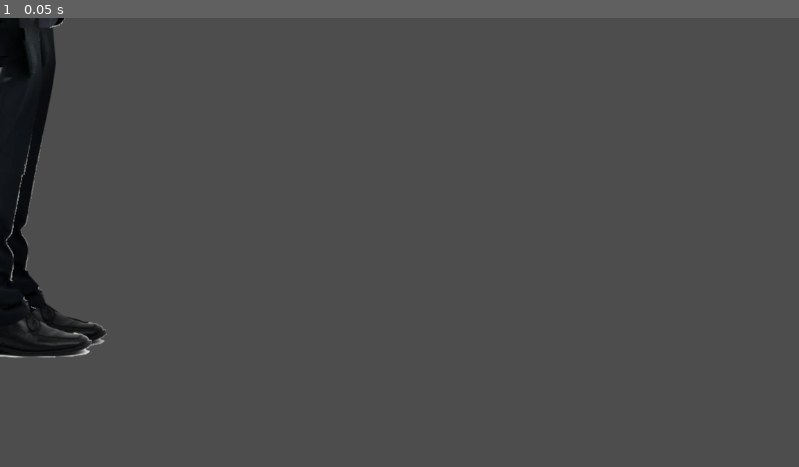
Above: before the commit, frame 1.
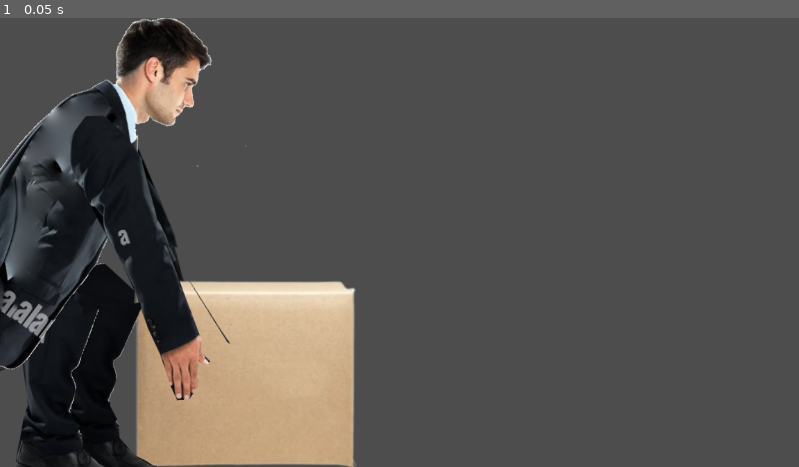
Above: after the commit, the same moment.

Repository: ChewieCB/Godot-Wild-Jam-65
Game: Godot game, scene res://src/characters/temp/TempCharacter.tscn
Two runs of this game, one before a commit and one after it. Both use one fixed random seed, a clock stepped at 60 frames per second and the inputs below. The project has no main scene, so this scene is started directly.
Inputs:
- Up to frame 1 (0.05 s): no input

The runs differ from the first frame. In frame 1, 26% of the frame differs, in the area x 0-45%, y 0-100%.

Commit message:
Added baked squat and stand anim states

Diff:
--- a/src/characters/temp/TempCharacter.tscn
+++ b/src/characters/temp/TempCharacter.tscn
@@ -15,106 +15,344 @@
 [sub_resource type="SkeletonModification2DTwoBoneIK" id="SkeletonModification2DTwoBoneIK_nx5aa"]
 target_nodepath = NodePath("../IKTargets/ArmTarget")
 flip_bend_direction = true
-joint_one_bone_idx = 6
+joint_one_bone_idx = 4
 joint_one_bone2d_node = NodePath("TorsoBone/UpperArmBackBone")
-joint_two_bone_idx = 7
+joint_two_bone_idx = 5
 joint_two_bone2d_node = NodePath("TorsoBone/UpperArmBackBone/ForearmBackBone")
 
 [sub_resource type="SkeletonModification2DTwoBoneIK" id="SkeletonModification2DTwoBoneIK_3d3gp"]
 target_nodepath = NodePath("../IKTargets/ArmTarget")
 flip_bend_direction = true
-joint_one_bone_idx = 4
+joint_one_bone_idx = 2
 joint_one_bone2d_node = NodePath("TorsoBone/UpperArmFrontBone")
-joint_two_bone_idx = 5
+joint_two_bone_idx = 3
 joint_two_bone2d_node = NodePath("TorsoBone/UpperArmFrontBone/ForearmFrontBone")
+
+[sub_resource type="SkeletonModification2DLookAt" id="SkeletonModification2DLookAt_y348n"]
+bone_index = 1
+bone2d_node = NodePath("TorsoBone/HeadBone")
+target_nodepath = NodePath("../IKTargets/ArmTarget")
+enable_constraint = true
+constraint_angle_min = -90.0
+constraint_angle_max = 75.0
+constraint_angle_invert = true
+constraint_in_localspace = true
+
+[sub_resource type="SkeletonModification2DTwoBoneIK" id="SkeletonModification2DTwoBoneIK_jqcvf"]
+target_nodepath = NodePath("../IKTargets/LegsTarget")
+joint_one_bone_idx = 6
+joint_one_bone2d_node = NodePath("TorsoBone/UpperLegFrontBone")
+joint_two_bone_idx = 7
+joint_two_bone2d_node = NodePath("TorsoBone/UpperLegFrontBone/LowerLegFrontBone")
+
+[sub_resource type="SkeletonModification2DTwoBoneIK" id="SkeletonModification2DTwoBoneIK_u0dmq"]
+target_nodepath = NodePath("../IKTargets/LegsTarget")
+joint_one_bone_idx = 8
+joint_one_bone2d_node = NodePath("TorsoBone/UpperLegBackBone")
+joint_two_bone_idx = 9
+joint_two_bone2d_node = NodePath("TorsoBone/UpperLegBackBone/LowerLegBackBone")
 
 [sub_resource type="SkeletonModificationStack2D" id="SkeletonModificationStack2D_kggbr"]
 enabled = true
-modification_count = 2
+modification_count = 5
 modifications/0 = SubResource("SkeletonModification2DTwoBoneIK_nx5aa")
 modifications/1 = SubResource("SkeletonModification2DTwoBoneIK_3d3gp")
+modifications/2 = SubResource("SkeletonModification2DLookAt_y348n")
+modifications/3 = SubResource("SkeletonModification2DTwoBoneIK_jqcvf")
+modifications/4 = SubResource("SkeletonModification2DTwoBoneIK_u0dmq")
+
+[sub_resource type="Animation" id="Animation_qaom1"]
+resource_name = "squat"
+tracks/0/type = "value"
+tracks/0/imported = false
+tracks/0/enabled = true
+tracks/0/path = NodePath("Skeleton2D/TorsoBone:position")
+tracks/0/interp = 1
+tracks/0/loop_wrap = true
+tracks/0/keys = {
+"times": PackedFloat32Array(0),
+"transitions": PackedFloat32Array(1),
+"update": 0,
+"values": [Vector2(-169, 377)]
+}
+tracks/1/type = "value"
+tracks/1/imported = false
+tracks/1/enabled = true
+tracks/1/path = NodePath("Skeleton2D/TorsoBone:rotation")
+tracks/1/interp = 1
+tracks/1/loop_wrap = true
+tracks/1/keys = {
+"times": PackedFloat32Array(0),
+"transitions": PackedFloat32Array(1),
+"update": 0,
+"values": [0.641807]
+}
+tracks/2/type = "value"
+tracks/2/imported = false
+tracks/2/enabled = true
+tracks/2/path = NodePath("IKTargets/ArmTarget:position")
+tracks/2/interp = 1
+tracks/2/loop_wrap = true
+tracks/2/keys = {
+"times": PackedFloat32Array(0),
+"transitions": PackedFloat32Array(1),
+"update": 0,
+"values": [Vector2(321, 612)]
+}
+tracks/3/type = "value"
+tracks/3/imported = false
+tracks/3/enabled = true
+tracks/3/path = NodePath("IKTargets/LegsTarget:position")
+tracks/3/interp = 1
+tracks/3/loop_wrap = true
+tracks/3/keys = {
+"times": PackedFloat32Array(0),
+"transitions": PackedFloat32Array(1),
+"update": 0,
+"values": [Vector2(107, 639)]
+}
+tracks/4/type = "value"
+tracks/4/imported = false
+tracks/4/enabled = true
+tracks/4/path = NodePath("Skeleton2D/TorsoBone/UpperLegFrontBone:position")
+tracks/4/interp = 1
+tracks/4/loop_wrap = true
+tracks/4/keys = {
+"times": PackedFloat32Array(0),
+"transitions": PackedFloat32Array(1),
+"update": 0,
+"values": [Vector2(-23.7108, 65.161)]
+}
+tracks/5/type = "value"
+tracks/5/imported = false
+tracks/5/enabled = true
+tracks/5/path = NodePath("Skeleton2D/TorsoBone/UpperLegFrontBone:rotation")
+tracks/5/interp = 1
+tracks/5/loop_wrap = true
+tracks/5/keys = {
+"times": PackedFloat32Array(0),
+"transitions": PackedFloat32Array(1),
+"update": 0,
+"values": [-2.36682]
+}
+tracks/6/type = "value"
+tracks/6/imported = false
+tracks/6/enabled = true
+tracks/6/path = NodePath("Skeleton2D/TorsoBone/UpperLegBackBone:position")
+tracks/6/interp = 1
+tracks/6/loop_wrap = true
+tracks/6/keys = {
+"times": PackedFloat32Array(0),
+"transitions": PackedFloat32Array(1),
+"update": 0,
+"values": [Vector2(9.71308, 51.4173)]
+}
+tracks/7/type = "value"
+tracks/7/imported = false
+tracks/7/enabled = true
+tracks/7/path = NodePath("Skeleton2D/TorsoBone/UpperLegBackBone:rotation")
+tracks/7/interp = 1
+tracks/7/loop_wrap = true
+tracks/7/keys = {
+"times": PackedFloat32Array(0),
+"transitions": PackedFloat32Array(1),
+"update": 0,
+"values": [-2.41867]
+}
+
+[sub_resource type="Animation" id="Animation_qgsux"]
+resource_name = "stand"
+tracks/0/type = "value"
+tracks/0/imported = false
+tracks/0/enabled = true
+tracks/0/path = NodePath("Skeleton2D/TorsoBone:position")
+tracks/0/interp = 1
+tracks/0/loop_wrap = true
+tracks/0/keys = {
+"times": PackedFloat32Array(0),
+"transitions": PackedFloat32Array(1),
+"update": 0,
+"values": [Vector2(-41, 129)]
+}
+tracks/1/type = "value"
+tracks/1/imported = false
+tracks/1/enabled = true
+tracks/1/path = NodePath("Skeleton2D/TorsoBone:rotation")
+tracks/1/interp = 1
+tracks/1/loop_wrap = true
+tracks/1/keys = {
+"times": PackedFloat32Array(0),
+"transitions": PackedFloat32Array(1),
+"update": 0,
+"values": [-0.00421112]
+}
+tracks/2/type = "value"
+tracks/2/imported = false
+tracks/2/enabled = true
+tracks/2/path = NodePath("IKTargets/LegsTarget:position")
+tracks/2/interp = 1
+tracks/2/loop_wrap = true
+tracks/2/keys = {
+"times": PackedFloat32Array(0),
+"transitions": PackedFloat32Array(1),
+"update": 0,
+"values": [Vector2(123, 623)]
+}
+tracks/3/type = "value"
+tracks/3/imported = false
+tracks/3/enabled = true
+tracks/3/path = NodePath("Skeleton2D/TorsoBone/UpperLegFrontBone:position")
+tracks/3/interp = 1
+tracks/3/loop_wrap = true
+tracks/3/keys = {
+"times": PackedFloat32Array(0),
+"transitions": PackedFloat32Array(1),
+"update": 0,
+"values": [Vector2(-6, 22)]
+}
+tracks/4/type = "value"
+tracks/4/imported = false
+tracks/4/enabled = true
+tracks/4/path = NodePath("Skeleton2D/TorsoBone/UpperLegFrontBone:rotation")
+tracks/4/interp = 1
+tracks/4/loop_wrap = true
+tracks/4/keys = {
+"times": PackedFloat32Array(0),
+"transitions": PackedFloat32Array(1),
+"update": 0,
+"values": [0.0806947]
+}
+tracks/5/type = "value"
+tracks/5/imported = false
+tracks/5/enabled = true
+tracks/5/path = NodePath("Skeleton2D/TorsoBone/UpperLegBackBone:position")
+tracks/5/interp = 1
+tracks/5/loop_wrap = true
+tracks/5/keys = {
+"times": PackedFloat32Array(0),
+"transitions": PackedFloat32Array(1),
+"update": 0,
+"values": [Vector2(12.0673, -15.9493)]
+}
+tracks/6/type = "value"
+tracks/6/imported = false
+tracks/6/enabled = true
+tracks/6/path = NodePath("Skeleton2D/TorsoBone/UpperLegBackBone:rotation")
+tracks/6/interp = 1
+tracks/6/loop_wrap = true
+tracks/6/keys = {
+"times": PackedFloat32Array(0),
+"transitions": PackedFloat32Array(1),
+"update": 0,
+"values": [0.0908696]
+}
+tracks/7/type = "value"
+tracks/7/imported = false
+tracks/7/enabled = true
+tracks/7/path = NodePath("IKTargets/ArmTarget:position")
+tracks/7/interp = 1
+tracks/7/loop_wrap = true
+tracks/7/keys = {
+"times": PackedFloat32Array(0),
+"transitions": PackedFloat32Array(1),
+"update": 0,
+"values": [Vector2(295, -9)]
+}
+
+[sub_resource type="AnimationLibrary" id="AnimationLibrary_t3jkh"]
+_data = {
+"squat": SubResource("Animation_qaom1"),
+"stand": SubResource("Animation_qgsux")
+}
+
+[sub_resource type="AnimationNodeAnimation" id="AnimationNodeAnimation_thnng"]
+animation = &"squat"
+
+[sub_resource type="AnimationNodeAnimation" id="AnimationNodeAnimation_lcga5"]
+animation = &"stand"
+
+[sub_resource type="AnimationNodeBlendSpace1D" id="AnimationNodeBlendSpace1D_ixixm"]
+blend_point_0/node = SubResource("AnimationNodeAnimation_thnng")
+blend_point_0/pos = -1.0
+blend_point_1/node = SubResource("AnimationNodeAnimation_lcga5")
+blend_point_1/pos = 1.0
 
 [node name="TempCharacter" type="Node2D"]
 
 [node name="UpperArmBackSprite" type="Sprite2D" parent="."]
-position = Vector2(64.4103, -225.968)
-rotation = -0.497267
-scale = Vector2(0.999968, 0.999968)
+position = Vector2(183.95, 300.539)
+rotation = -0.184547
+scale = Vector2(0.999886, 0.999886)
 texture = ExtResource("1_bcg64")
 
 [node name="ForearmBackSprite" type="Sprite2D" parent="."]
-position = Vector2(206.091, -205.451)
-rotation = -1.44072
-scale = Vector2(0.999952, 0.999952)
+position = Vector2(248.657, 431.886)
+rotation = -0.185949
+scale = Vector2(0.999871, 0.999871)
 texture = ExtResource("2_v54rd")
 
 [node name="BoxSprite" type="Sprite2D" parent="."]
-position = Vector2(280, -310)
+position = Vector2(353, 512)
 scale = Vector2(1.6, 1.6)
 texture = ExtResource("3_5squ7")
 
 [node name="UpperLegBackSprite" type="Sprite2D" parent="."]
-position = Vector2(51, 231)
+position = Vector2(170.099, 350.784)
+rotation = -1.877
+scale = Vector2(0.999845, 0.999845)
 texture = ExtResource("3_xvsij")
 
 [node name="LowerLegBackSprite" type="Sprite2D" parent="."]
-position = Vector2(53, 343)
+position = Vector2(186.919, 534.247)
+rotation = 0.16581
+scale = Vector2(0.999746, 0.999746)
 texture = ExtResource("4_v6yke")
 
 [node name="UpperLegFrontSprite" type="Sprite2D" parent="."]
-position = Vector2(32, 246)
+position = Vector2(96.6975, 374.325)
+rotation = -1.85002
+scale = Vector2(0.999833, 0.999833)
 texture = ExtResource("1_jqiy4")
 
 [node name="LowerLegFrontSprite" type="Sprite2D" parent="."]
-position = Vector2(32, 358)
+position = Vector2(135.762, 546.295)
+rotation = 0.0438479
+scale = Vector2(0.999729, 0.999729)
 texture = ExtResource("2_634nf")
 
 [node name="Skeleton2D" type="Skeleton2D" parent="."]
-position = Vector2(0, -2)
+position = Vector2(121, 69)
 modification_stack = SubResource("SkeletonModificationStack2D_kggbr")
 
 [node name="TorsoBone" type="Bone2D" parent="Skeleton2D"]
+position = Vector2(-169, 377)
+rotation = 0.641807
+scale = Vector2(0.999974, 0.999974)
 rest = Transform2D(1, 0, 0, 1, 0, 0)
 
 [node name="TorsoSprite" type="Sprite2D" parent="Skeleton2D/TorsoBone"]
 texture = ExtResource("1_0mpss")
 
 [node name="HeadBone" type="Bone2D" parent="Skeleton2D/TorsoBone"]
-position = Vector2(0, -416)
-rest = Transform2D(1, 0, 0, 1, 0, -416)
+position = Vector2(-15.0005, -423.999)
+rotation = 0.607473
+scale = Vector2(0.999973, 0.999973)
+rest = Transform2D(0.486756, 0.873531, -0.873531, 0.486756, -15, -424)
 auto_calculate_length_and_angle = false
 length = 16.0
 bone_angle = 0.0
+metadata/_local_pose_override_enabled_ = true
 
 [node name="HeadSprite" type="Sprite2D" parent="Skeleton2D/TorsoBone/HeadBone"]
-position = Vector2(0, -56)
+position = Vector2(-17.507, -44.3795)
+rotation = -0.668143
 texture = ExtResource("2_fqb6i")
-
-[node name="UpperArmFrontBoneBTOKE" type="Bone2D" parent="Skeleton2D/TorsoBone"]
-visible = false
-position = Vector2(-51, -328)
-rest = Transform2D(1, 0, 0, 1, -51, -328)
-
-[node name="UpperArmFrontSprite" type="Sprite2D" parent="Skeleton2D/TorsoBone/UpperArmFrontBoneBTOKE"]
-position = Vector2(34, 132)
-texture = ExtResource("3_ermru")
-
-[node name="ForearmFrontBone" type="Bone2D" parent="Skeleton2D/TorsoBone/UpperArmFrontBoneBTOKE"]
-position = Vector2(34, 181)
-rest = Transform2D(1, 0, 0, 1, 34, 181)
-auto_calculate_length_and_angle = false
-length = 145.0
-bone_angle = 75.81
-
-[node name="ForearmFrontSprite" type="Sprite2D" parent="Skeleton2D/TorsoBone/UpperArmFrontBoneBTOKE/ForearmFrontBone"]
-position = Vector2(20, 109)
-texture = ExtResource("4_5hb8f")
 
 [node name="UpperArmFrontBone" type="Bone2D" parent="Skeleton2D/TorsoBone"]
 position = Vector2(-3, -336)
-rotation = -0.0906192
-scale = Vector2(0.999963, 0.999963)
-rest = Transform2D(1, 0, 0, 1, -51, -328)
+rotation = -0.829116
+scale = Vector2(0.999913, 0.999913)
+rest = Transform2D(0.999173, -0.039629, 0.039629, 0.999173, -3, -336)
 metadata/_local_pose_override_enabled_ = true
 
 [node name="UpperArmFrontSprite" type="Sprite2D" parent="Skeleton2D/TorsoBone/UpperArmFrontBone"]
@@ -126,7 +364,7 @@
 position = Vector2(34.5029, 183.884)
 rotation = -1.28892
 scale = Vector2(0.999984, 0.999984)
-rest = Transform2D(1, 0, 0, 1, 34, 181)
+rest = Transform2D(0.66415, -0.747574, 0.747574, 0.66415, 34.5029, 183.884)
 auto_calculate_length_and_angle = false
 length = 145.0
 bone_angle = 75.81
@@ -140,7 +378,7 @@
 position = Vector2(-13, -343)
 rotation = -0.12634
 scale = Vector2(0.999992, 0.999992)
-rest = Transform2D(1, 0, 0, 1, -51, -328)
+rest = Transform2D(0.989252, -0.146126, 0.146126, 0.989252, -13, -343)
 metadata/_local_pose_override_enabled_ = true
 
 [node name="RemoteTransform2D" type="RemoteTransform2D" parent="Skeleton2D/TorsoBone/UpperArmBackBone"]
@@ -151,7 +389,7 @@
 position = Vector2(34, 181)
 rotation = 0.101932
 scale = Vector2(0.999999, 0.999999)
-rest = Transform2D(1, 0, 0, 1, 34, 181)
+rest = Transform2D(0.81541, -0.578874, 0.578874, 0.81541, 34, 181)
 auto_calculate_length_and_angle = false
 length = 145.0
 bone_angle = 75.81
@@ -163,43 +401,82 @@
 remote_path = NodePath("../../../../../ForearmBackSprite")
 
 [node name="UpperLegFrontBone" type="Bone2D" parent="Skeleton2D/TorsoBone"]
-position = Vector2(-16, 248)
-rest = Transform2D(1, 0, 0, 1, -16, 248)
+position = Vector2(-23.7108, 65.161)
+rotation = -2.36682
+scale = Vector2(0.999859, 0.999859)
+rest = Transform2D(0.989252, -0.146126, 0.146126, 0.989252, -13, -343)
+metadata/_local_pose_override_enabled_ = true
 
 [node name="RemoteTransform2D" type="RemoteTransform2D" parent="Skeleton2D/TorsoBone/UpperLegFrontBone"]
-position = Vector2(48, 0)
+position = Vector2(77.2518, 217.174)
+rotation = -0.125015
 remote_path = NodePath("../../../../UpperLegFrontSprite")
 
 [node name="LowerLegFrontBone" type="Bone2D" parent="Skeleton2D/TorsoBone/UpperLegFrontBone"]
-position = Vector2(8, 208)
-rest = Transform2D(1, 0, 0, 1, 8, 208)
+position = Vector2(31.3273, 207.656)
+rotation = -2.17643
+scale = Vector2(0.999931, 0.999931)
+rest = Transform2D(0.81541, -0.578874, 0.578874, 0.81541, 34, 181)
+auto_calculate_length_and_angle = false
+length = 220.0
+bone_angle = -54.821
+metadata/_local_pose_override_enabled_ = true
 
 [node name="RemoteTransform2D" type="RemoteTransform2D" parent="Skeleton2D/TorsoBone/UpperLegFrontBone/LowerLegFrontBone"]
-position = Vector2(40, -96)
+position = Vector2(60.2409, -117.281)
+rotation = -2.30363
 remote_path = NodePath("../../../../../LowerLegFrontSprite")
 
 [node name="UpperLegBackBone" type="Bone2D" parent="Skeleton2D/TorsoBone"]
-position = Vector2(19, 233)
-rest = Transform2D(1, 0, 0, 1, 19, 233)
+position = Vector2(9.71308, 51.4173)
+rotation = -2.41867
+scale = Vector2(0.999871, 0.999871)
+rest = Transform2D(0.989252, -0.146126, 0.146126, 0.989252, -13, -343)
+metadata/_local_pose_override_enabled_ = true
 
 [node name="RemoteTransform2D" type="RemoteTransform2D" parent="Skeleton2D/TorsoBone/UpperLegBackBone"]
-position = Vector2(32, 0)
+position = Vector2(89.8904, 265.137)
+rotation = -0.100145
 remote_path = NodePath("../../../../UpperLegBackSprite")
 
 [node name="LowerLegBackBone" type="Bone2D" parent="Skeleton2D/TorsoBone/UpperLegBackBone"]
-position = Vector2(-17, 207)
-rest = Transform2D(1, 0, 0, 1, -17, 207)
+position = Vector2(39.119, 239.203)
+rotation = -2.25482
+scale = Vector2(0.999967, 0.999967)
+rest = Transform2D(0.81541, -0.578874, 0.578874, 0.81541, 34, 181)
+auto_calculate_length_and_angle = false
+length = 220.0
+bone_angle = -46.796
+metadata/_local_pose_override_enabled_ = true
 
 [node name="RemoteTransform2D" type="RemoteTransform2D" parent="Skeleton2D/TorsoBone/UpperLegBackBone/LowerLegBackBone"]
-position = Vector2(51, -95)
+position = Vector2(54.6579, -120.572)
+rotation = -2.3074
 remote_path = NodePath("../../../../../LowerLegBackSprite")
 
 [node name="IKTargets" type="Node2D" parent="."]
 
 [node name="ArmTarget" type="Node2D" parent="IKTargets"]
-position = Vector2(248, -210)
+position = Vector2(321, 612)
 
 [node name="RemoteTransform2D" type="RemoteTransform2D" parent="IKTargets/ArmTarget"]
 position = Vector2(32, -100)
 scale = Vector2(1.6, 1.6)
 remote_path = NodePath("../../../BoxSprite")
+
+[node name="LegsTarget" type="Node2D" parent="IKTargets"]
+position = Vector2(107, 639)
+
+[node name="AnimationPlayer" type="AnimationPlayer" parent="."]
+libraries = {
+"": SubResource("AnimationLibrary_t3jkh")
+}
+autoplay = "squat"
+
+[node name="AnimationTree" type="AnimationTree" parent="."]
+libraries = {
+"": SubResource("AnimationLibrary_t3jkh")
+}
+tree_root = SubResource("AnimationNodeBlendSpace1D_ixixm")
+anim_player = NodePath("../AnimationPlayer")
+parameters/blend_position = -1.5502
Not shown: 1 places in src/characters/temp/TempCharacter.tscn that only renumber resources
